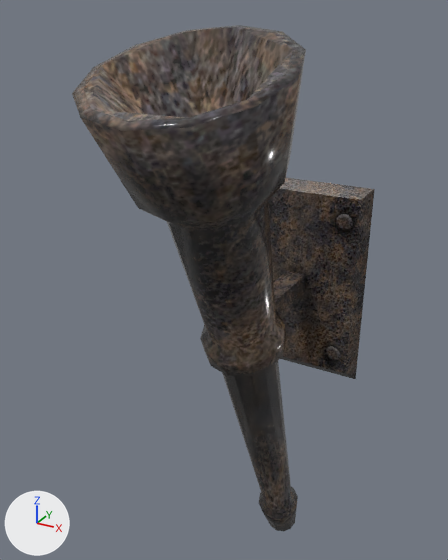
The OBJ model Rusko_adventures/models/Torch_OBJ/Torch_LOw_Poly.obj: old version first, new version second.
The view is the same before and after, from a 50 mm camera at (0.447, -0.925, 0.652) aimed at (-0.052, -0.017, 0.198). Arrows for +X, +Y and +Z are at lower left; the lights stay in place. Where no turn or scale is listed for an object, it has been applied to the vertices.

Names of what the first picture shows: 'Torch__Torch'.
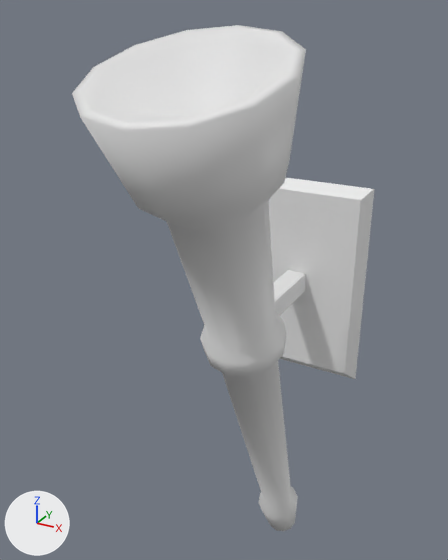
Changed parts and their boxes (x1, y1, x2, y2) in the pictures (448 x 560 px):
'Torch__Torch', recoloured: (72, 25, 374, 531) in both

Edits to the bpy script that builds the scene:
```text
Change me_torch__torch:
    where me_torch__torch.from_pydata(...)  # 150 vertices, 145 faces; spans x -0.154..0.154, y -0.354..0.224, z -0.539..0.628
    remove me_torch__torch.materials.append(mat_torch__torch_diffuse_tga)  # picture img_torch_diffuse_tga
```
